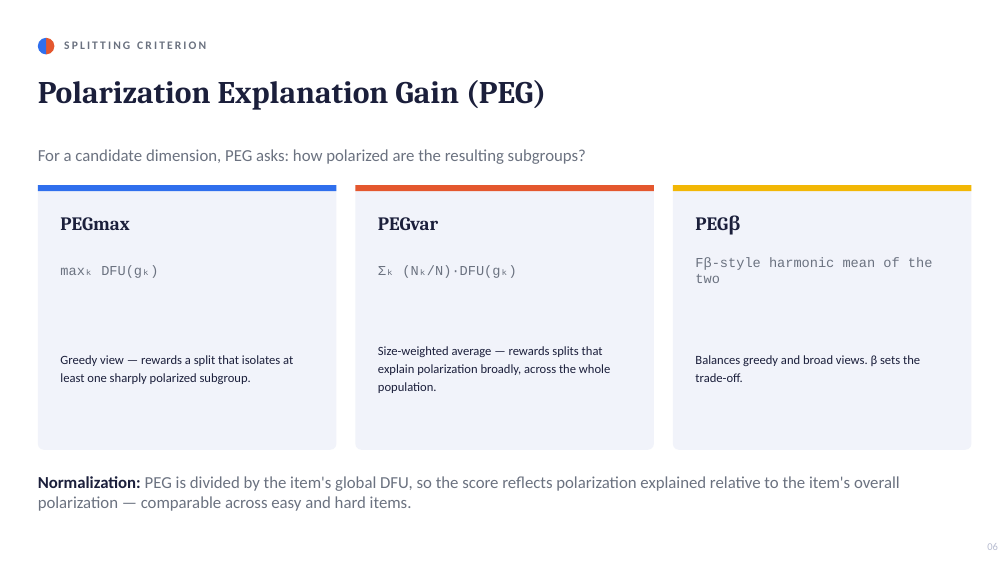
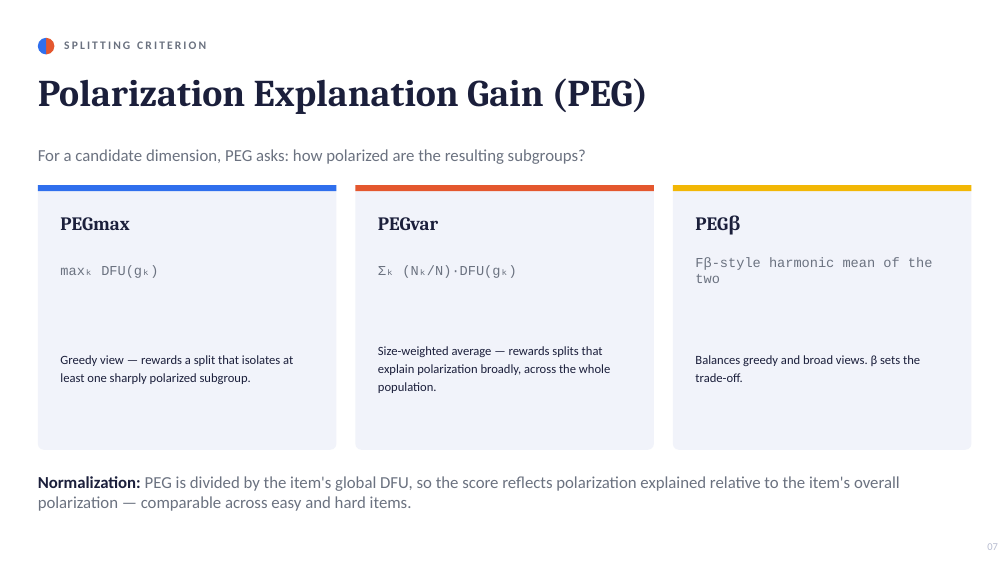
Before and after one commit to Swkratis210204/polartox, a slide deck: slide 7 of polarized_trees/Polarized_Trees_Presentation.pptx. Drawn at 1008x567 pixels with LibreOffice and Linux fonts; fonts in the diff are those of the drawing. Boxes give left, top, right and bottom in pixels: in the first picture for what was removed or moved away, otherwise in the second. Text is boxed around its words. In the diff, an @@ line names an element or a change of style, - is before the commit and + after.

```diff
--- a/polarized_trees/Polarized_Trees_Presentation.pptx
+++ b/polarized_trees/Polarized_Trees_Presentation.pptx
@@ text "Polarization Explanation Gain (PEG)" at [38, 78, 648, 114]: size 30 to 36 pt @@
@@ text at [987, 543, 998, 550]: text changed @@
-06
+07
```
Also in this commit, not shown: 9 other slides changed, 3 slides added, 2 slides removed, 1 other file.
